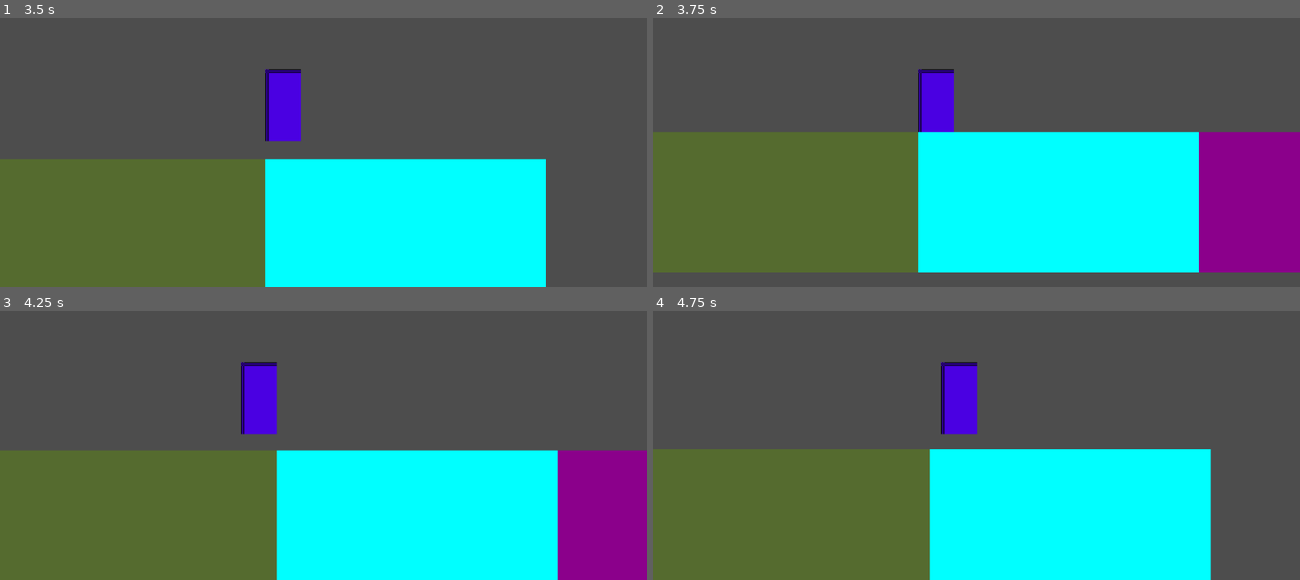
Above: before the commit, frames 1-4 (two rows, left to right).
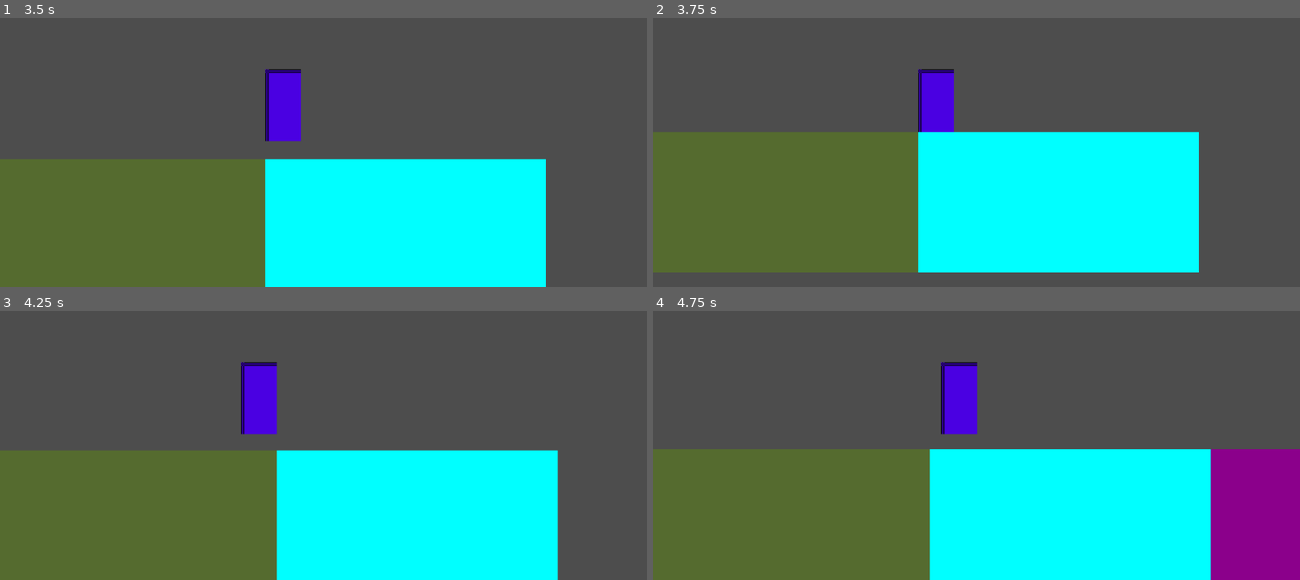
Above: after the commit, the same moments.

Repository: wmichelin/sideskate
Game: Godot game, scene res://scenes/Main.tscn
Two runs of this game, one before a commit and one after it. Both use one fixed random seed, a clock stepped at 60 frames per second and the inputs below. This scene is started directly instead of the project's main scene.
Inputs:
- Up to frame 1 (3.5 s): tap Enter at 0.5 s; hold W (up) 0.53-2.03 s; tap Space (jump) at 0.77, 1.52, 3.02 s; hold A (left) from 2.03 s (still down)
- Up to frame 2 (3.75 s): release A (left) at 3.53 s; hold S (down) from 3.53 s (still down)
- Up to frame 3 (4.25 s): keep holding S (down); tap Space (jump) at 3.77 s
- Up to frame 4 (4.75 s): tap Space (jump) at 4.25, 4.52 s; release S (down) at 4.28 s; hold D (right) from 4.28 s (still down)

Frame 1 is identical in both runs. In frame 2, 8.2% of the frame differs, in the area x 84-100%, y 42-95%; in frame 3, 6.7%; in frame 4, 6.8%.

Commit message:
A+++ auto-tiling and 90% good collision detection

Diff:
--- a/scripts/GroundController.gd
+++ b/scripts/GroundController.gd
@@ -12,8 +12,8 @@
 var _characters: Array[Node] = []
 var _original_colors: Array[Color] = []  # Store original colors for restoration
 
-# Auto-tiling management - track player's significant movement
-var _player_last_significant_section: int = -1  # Last section where auto-tiling was triggered
+# Auto-tiling management - simple approach
+var _player_last_x_position: float = 0.0
 
 # Alternative: find by groups if nodes are added to groups
 func _find_nodes_by_groups():
@@ -149,7 +149,6 @@
 func _on_character_entered_section(section: GroundSection, character: Node2D):
 	var section_index = _ground_sections.find(section)
 	if section_index == -1:
-		# Ignore sections we don't manage
 		return
 
 	print("Character entered section ", section_index)
@@ -157,27 +156,13 @@
 	if character is DepthBoundedCharacter:
 		_update_character_bounds(character)
 
-	# Only trigger auto-tiling if player has moved significantly since last auto-tile
-	# This prevents rapid triggering from boundary dancing
-	var should_autotile = _player_last_significant_section != section_index
-
-	# Check if player entered leftmost section (index 0) and should trigger auto-tiling
-	if section_index == 0 and should_autotile:
-		print("Player in leftmost section - moving rightmost section to left")
-		_player_last_significant_section = section_index
-		# Defer the operation to next frame to avoid lag
-		call_deferred("_move_rightmost_section_to_left")
-
-	# Check if player entered rightmost section (last index) and should trigger auto-tiling
-	elif section_index == _ground_sections.size() - 1 and should_autotile:
-		print("Player in rightmost section - moving leftmost section to right")
-		_player_last_significant_section = section_index
-		# Defer the operation to next frame to avoid lag
-		call_deferred("_move_leftmost_section_to_right")
-
-	# Reset tracking when player moves to middle sections (allows future auto-tiling)
-	elif section_index > 0 and section_index < _ground_sections.size() - 1:
-		_player_last_significant_section = -1
+	# Simple auto-tiling logic
+	if section_index == 0:  # Leftmost section
+		print("Player entered leftmost section - auto-tiling")
+		_move_rightmost_section_to_left()
+	elif section_index == _ground_sections.size() - 1:  # Rightmost section
+		print("Player entered rightmost section - auto-tiling")
+		_move_leftmost_section_to_right()
 
 func _on_character_exited_section(section: GroundSection, character: Node2D):
 	print("Character exited section: ", section.name)
@@ -217,6 +202,11 @@
 	else:
 		_ground_sections.push_front(source_section)
 
+	# Update character bounds
+	for character in _characters:
+		if character is DepthBoundedCharacter:
+			_update_character_bounds(character)
+
 func player_did_jump() -> void:
 	for ground_section in self._ground_sections:
 		_debug_print_ground_section(ground_section)
